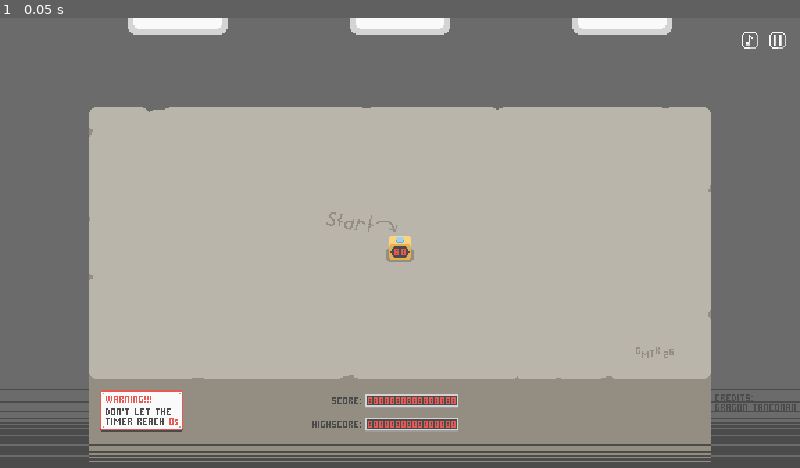
Above: before the commit, frame 1.
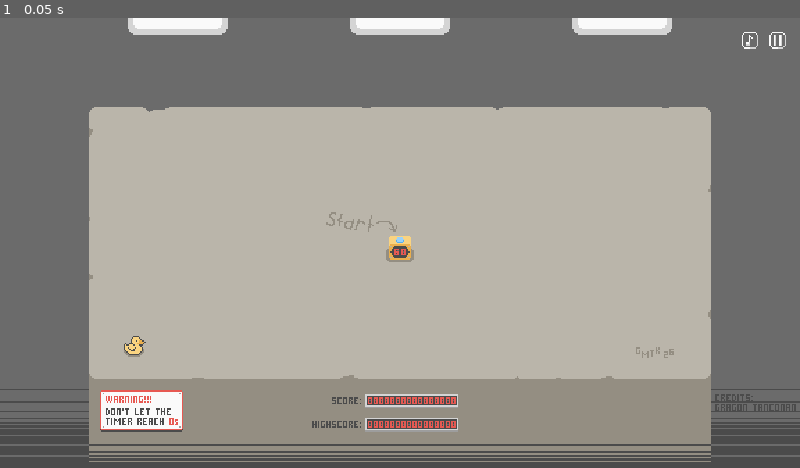
Above: after the commit, the same moment.

Repository: GragonGit/Too-Many-Timers
Game: Godot game, scene res://main.tscn
The game is run twice, just before and just after one commit, with the same random seed, the same clock (stepped at 60 frames per second) and the same inputs.
Inputs:
- Up to frame 1 (0.05 s): no input

The runs differ from the first frame. In frame 1, less than 0.1% of the frame differs, in the area x 15-19%, y 70-76%.

Commit message:
Added Rubber Duck

Diff:
--- a/Audio/AudioManager.gd
+++ b/Audio/AudioManager.gd
@@ -6,6 +6,8 @@
 @onready var take_your_time: AudioStreamPlayer = $TakeYourTime
 @onready var click: AudioStreamPlayer = $Click
 @onready var clack: AudioStreamPlayer = $Clack
+@onready var duck_down: AudioStreamPlayer = $RubberDuckDown
+@onready var duck_up: AudioStreamPlayer = $RubberDuckUp
 @onready var bus_idx := AudioServer.get_bus_index(tick_music.bus)
 @onready var initial_db := AudioServer.get_bus_volume_db(bus_idx)
 @onready var pitch_shift_effect: AudioEffectPitchShift = AudioServer.get_bus_effect(bus_idx, 0)
@@ -92,3 +94,9 @@
 
 func on_button_up() -> void:
 	clack.play()
+
+func on_duck_down() -> void:
+	duck_down.play()
+
+func on_duck_up() -> void:
+	duck_up.play()
--- a/Audio/AudioManager.tscn
+++ b/Audio/AudioManager.tscn
@@ -7,6 +7,8 @@
 [ext_resource type="AudioStream" uid="uid://b8nj2gp0ybl3q" path="res://Audio/Music/TakeYourTime.wav" id="5_nmk5h"]
 [ext_resource type="AudioStream" uid="uid://ueq7xrmp5idy" path="res://Audio/Effects/Click1.ogg" id="6_o44l8"]
 [ext_resource type="AudioStream" uid="uid://domuamjjdue73" path="res://Audio/Effects/Click2.ogg" id="7_i3n6d"]
+[ext_resource type="AudioStream" uid="uid://bswqpac0ffhf4" path="res://Audio/Effects/DuckDown.ogg" id="8_ss443"]
+[ext_resource type="AudioStream" uid="uid://dn1gqpsbc06ws" path="res://Audio/Effects/DuckUp.ogg" id="9_glf7e"]
 
 [node name="AudioManager" type="Node" unique_id=691285824]
 script = ExtResource("1_l0aok")
@@ -37,3 +39,11 @@
 stream = ExtResource("7_i3n6d")
 volume_db = -15.0
 pitch_scale = 0.8
+
+[node name="RubberDuckDown" type="AudioStreamPlayer" parent="." unique_id=1753165214]
+stream = ExtResource("8_ss443")
+volume_db = -20.0
+
+[node name="RubberDuckUp" type="AudioStreamPlayer" parent="." unique_id=1742820646]
+stream = ExtResource("9_glf7e")
+volume_db = -20.0
--- /dev/null
+++ b/Timer/RubberDuck/RubberDuck.gd
@@ -0,0 +1,9 @@
+extends BaseTimer
+class_name RuberDuck
+
+func _on_reset_pressed() -> void:
+	ScoreManager.add_score(1)
+	reset_pressed.emit(current_value)
+
+func _tick() -> void:
+	return
--- /dev/null
+++ b/Timer/RubberDuck/RubberDuck.tscn
@@ -0,0 +1,30 @@
+[gd_scene format=3 uid="uid://dhwo417hnlifv"]
+
+[ext_resource type="SpriteFrames" uid="uid://bx6wgqa0rhvp4" path="res://Timer/RubberDuck/RubberDuckAnim.tres" id="1_1yp0o"]
+[ext_resource type="Script" uid="uid://beym08wky8p8q" path="res://Timer/RubberDuck/RubberDuckUI.gd" id="2_eyaut"]
+[ext_resource type="Script" uid="uid://1xfd8mnci1xc" path="res://Timer/RubberDuck/RubberDuck.gd" id="5_jg5cg"]
+
+[sub_resource type="RectangleShape2D" id="RectangleShape2D_g4v7s"]
+size = Vector2(36, 34)
+
+[node name="RubberDuck" type="AnimatedSprite2D" unique_id=1974070622]
+scale = Vector2(0.5, 0.5)
+sprite_frames = ExtResource("1_1yp0o")
+animation = &"release"
+script = ExtResource("2_eyaut")
+metadata/_custom_type_script = "uid://77juu5jomxrn"
+
+[node name="Area2D" type="Area2D" parent="." unique_id=448561039]
+
+[node name="CollisionShape2D" type="CollisionShape2D" parent="Area2D" unique_id=1600830159]
+position = Vector2(0, -3)
+shape = SubResource("RectangleShape2D_g4v7s")
+
+[node name="RubberDuck" type="Node" parent="." unique_id=174428712]
+script = ExtResource("5_jg5cg")
+metadata/_custom_type_script = "uid://dbwsyn35pn7su"
+
+[connection signal="reset" from="." to="RubberDuck" method="press_reset_button"]
+[connection signal="input_event" from="Area2D" to="." method="press_reset_button_area2d"]
+[connection signal="mouse_entered" from="Area2D" to="." method="_on_area_2d_mouse_entered"]
+[connection signal="mouse_exited" from="Area2D" to="." method="on_mouse_exited_reset_button_area2d"]
--- /dev/null
+++ b/Timer/RubberDuck/RubberDuckAnim.tres
@@ -0,0 +1,30 @@
+[gd_resource type="SpriteFrames" format=3 uid="uid://bx6wgqa0rhvp4"]
+
+[ext_resource type="Texture2D" uid="uid://dxlgb4sp2uaet" path="res://Timer/RubberDuck/Duck.png" id="1_jcasc"]
+
+[sub_resource type="AtlasTexture" id="AtlasTexture_j1p46"]
+atlas = ExtResource("1_jcasc")
+region = Rect2(64, 0, 64, 64)
+
+[sub_resource type="AtlasTexture" id="AtlasTexture_h56u6"]
+atlas = ExtResource("1_jcasc")
+region = Rect2(0, 0, 64, 64)
+
+[resource]
+animations = [{
+"frames": [{
+"duration": 1.0,
+"texture": SubResource("AtlasTexture_j1p46")
+}],
+"loop": 0,
+"name": &"press",
+"speed": 5.0
+}, {
+"frames": [{
+"duration": 1.0,
+"texture": SubResource("AtlasTexture_h56u6")
+}],
+"loop": 0,
+"name": &"release",
+"speed": 5.0
+}]
--- /dev/null
+++ b/Timer/RubberDuck/RubberDuckUI.gd
@@ -0,0 +1,13 @@
+extends TimerSprite2D
+
+func press_reset_button_area2d(_viewport: Node, event: InputEvent, _shape_idx: int) -> void:
+	if GameManager._is_game_paused: return
+	if event is InputEventMouseButton and event.button_index == MOUSE_BUTTON_LEFT:
+		if event.is_pressed():
+			is_pressed = true
+			AudioManager.on_duck_down()
+			play("press")
+			reset.emit()
+		elif event.is_released():
+			is_pressed = false
+			play("release")
--- a/main.tscn
+++ b/main.tscn
@@ -1,5 +1,6 @@
 [gd_scene format=3 uid="uid://b1mm3o80v4b8y"]
 
+[ext_resource type="PackedScene" uid="uid://dhwo417hnlifv" path="res://Timer/RubberDuck/RubberDuck.tscn" id="1_1bvp3"]
 [ext_resource type="PackedScene" uid="uid://kmmjj2ittgkw" path="res://Timer/DigitalClock/DigitalClock.tscn" id="1_ig7tw"]
 [ext_resource type="PackedScene" uid="uid://46hvkn8vq4lr" path="res://UI/UI.tscn" id="2_0xm2m"]
 [ext_resource type="Script" uid="uid://bw2px55r4rtea" path="res://Timer/TimerParent.gd" id="2_h2yge"]
@@ -8,6 +9,9 @@
 
 [node name="Scene" type="Node" parent="." unique_id=25121995]
 
+[node name="RubberDuck" parent="Scene" unique_id=1974070622 instance=ExtResource("1_1bvp3")]
+position = Vector2(97, 238)
+
 [node name="DigitalClock" parent="Scene" unique_id=548302011 instance=ExtResource("1_ig7tw")]
 position = Vector2(288, 168)
 
Not shown, added: Audio/Effects/DuckDown.ogg.import
Not shown, added: Audio/Effects/DuckUp.ogg.import
Binary file added: Timer/RubberDuck/Duck.png
Not shown, added: Timer/RubberDuck/Duck.png.import
Not shown, added: Timer/RubberDuck/RubberDuck.gd.uid
Not shown, added: Timer/RubberDuck/RubberDuckUI.gd.uid
Not shown, added: Audio/Effects/DuckDown.ogg
Not shown, added: Audio/Effects/DuckUp.ogg
